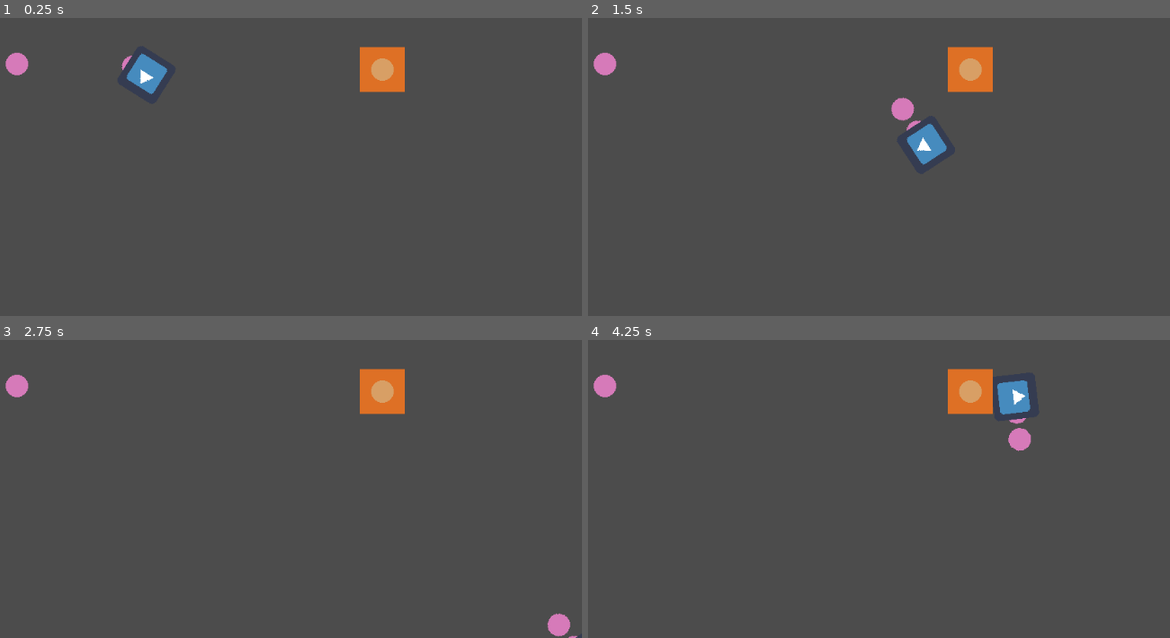
Above: before the commit, frames 1-4 (two rows, left to right).
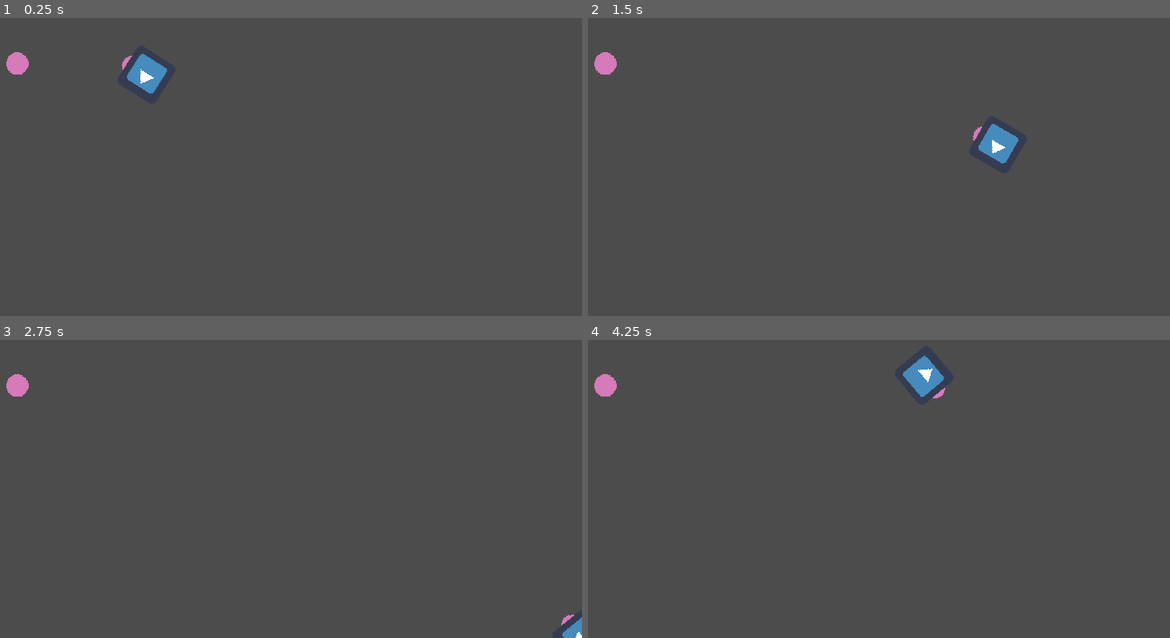
Above: after the commit, the same moments.

Repository: Riximus/JuiceJam_Laufband
Game: Godot game, scene res://main.tscn
The game is run twice, just before and just after one commit, with the same random seed, the same clock (stepped at 60 frames per second) and the same inputs. The engine's default icon, where the game draws it, is replaced by a stand-in: a white triangle on a blue panel in a dark square.
Inputs (mouse positions are in pixels of both pictures, inside the frame that each line leads up to):
- Up to frame 1 (0.25 s): no input
- Up to frame 2 (1.5 s): tap Enter at 0.5 s; move the mouse to (605, 62) at 0.52 s; hold D (right) 0.53-1.28 s; click (605, 62) at 0.67 s; move the mouse to (884, 74) at 1.27 s; hold S (down) from 1.28 s (still down); click (884, 74) at 1.42 s
- Up to frame 3 (2.75 s): move the mouse to (384, 390) at 2.02 s; release S (down) at 2.03 s; hold D (right) from 2.03 s (still down); click (384, 390) at 2.17 s
- Up to frame 4 (4.25 s): move the mouse to (774, 512) at 2.77 s; release D (right) at 2.78 s; hold W (up) 2.78-3.53 s; click (774, 512) at 2.92 s; move the mouse to (1024, 491) at 3.52 s; hold A (left) from 3.53 s (still down); click (1024, 491) at 3.67 s

The runs differ from the first frame. In frame 1, 1.3% of the frame differs, in the area x 0-70%, y 9-26%; in frame 2, 2.6%, in the area x 0-75%, y 9-50%; in frame 3, 1.6%; in frame 4, 2.6%.

Commit message:
path for container and spawn

Diff:
--- a/Ball.tscn
+++ b/Ball.tscn
@@ -10,11 +10,11 @@
 texture = ExtResource( 1 )
 script = ExtResource( 2 )
 
-[node name="ObjectArea" type="Area2D" parent="."]
+[node name="BallArea" type="Area2D" parent="."]
 monitoring = false
 
-[node name="CollisionShape2D" type="CollisionShape2D" parent="ObjectArea"]
+[node name="CollisionShape2D" type="CollisionShape2D" parent="BallArea"]
 shape = SubResource( 1 )
 one_way_collision_margin = 0.0
 
-[connection signal="input_event" from="ObjectArea" to="." method="_on_Area2D_input_event"]
+[connection signal="input_event" from="BallArea" to="." method="_on_Area2D_input_event"]
--- a/Container.tscn
+++ b/Container.tscn
@@ -25,5 +25,10 @@
 [node name="ContainerAreaCollision" type="CollisionShape2D" parent="ContainerArea"]
 shape = SubResource( 2 )
 
+[node name="VisibilityNotifier2D" type="VisibilityNotifier2D" parent="."]
+position = Vector2( 0.0092144, 0.0305452 )
+scale = Vector2( 3.19476, 3.19078 )
+
 [connection signal="area_entered" from="ContainerArea" to="." method="_on_ContainerArea_area_entered"]
 [connection signal="input_event" from="ContainerArea" to="." method="_on_ContainerArea_input_event"]
+[connection signal="screen_exited" from="VisibilityNotifier2D" to="." method="_on_VisibilityNotifier2D_screen_exited"]
--- /dev/null
+++ b/ContainerPath.tscn
@@ -0,0 +1,28 @@
+[gd_scene load_steps=6 format=2]
+
+[ext_resource path="res://Container.tscn" type="PackedScene" id=1]
+[ext_resource path="res://Scripts/ContainerPath.gd" type="Script" id=2]
+[ext_resource path="res://Scripts/ContainerSpawn.gd" type="Script" id=3]
+
+[sub_resource type="Curve2D" id=1]
+_data = {
+"points": PoolVector2Array( 0, 0, 0, 0, -128, 448, 0, 0, 0, 0, 1152, 448 )
+}
+
+[sub_resource type="PackedScene" id=2]
+_bundled = {
+"conn_count": 0,
+"conns": PoolIntArray(  ),
+"editable_instances": [  ],
+"names": PoolStringArray( "ContainerSpawn", "position", "rotation", "script", "PathFollow2D", "Container" ),
+"node_count": 2,
+"node_paths": [  ],
+"nodes": PoolIntArray( -1, -1, 4, 0, -1, 3, 1, 0, 2, 1, 3, 2, 0, 0, 0, 2147483647, 5, 3, 0, 0 ),
+"variants": [ Vector2( -128, 448 ), 7.74006e-06, ExtResource( 3 ), ExtResource( 1 ) ],
+"version": 2
+}
+
+[node name="ContainerPath" type="Path2D"]
+curve = SubResource( 1 )
+script = ExtResource( 2 )
+container_spawn_scene = SubResource( 2 )
--- /dev/null
+++ b/ContainerSpawn.tscn
@@ -0,0 +1,11 @@
+[gd_scene load_steps=3 format=2]
+
+[ext_resource path="res://Container.tscn" type="PackedScene" id=1]
+[ext_resource path="res://Scripts/ContainerSpawn.gd" type="Script" id=2]
+
+[node name="ContainerSpawn" type="PathFollow2D"]
+position = Vector2( -128, 448 )
+rotation = 7.74006e-06
+script = ExtResource( 2 )
+
+[node name="Container" parent="." instance=ExtResource( 1 )]
--- a/Player.tscn
+++ b/Player.tscn
@@ -4,13 +4,13 @@
 [ext_resource path="res://Scripts/Player_v1.gd" type="Script" id=2]
 [ext_resource path="res://ball.png" type="Texture" id=3]
 
-[sub_resource type="CircleShape2D" id=4]
+[sub_resource type="CircleShape2D" id=1]
 radius = 31.0718
 
-[sub_resource type="RectangleShape2D" id=3]
-extents = Vector2( 28.7254, 31.9056 )
+[sub_resource type="RectangleShape2D" id=2]
+extents = Vector2( 62.8026, 34.1692 )
 
-[sub_resource type="CircleShape2D" id=2]
+[sub_resource type="CircleShape2D" id=3]
 radius = 164.258
 
 [node name="Player" type="KinematicBody2D"]
@@ -34,12 +34,18 @@
 position = Vector2( -0.0606499, 0 )
 
 [node name="PickedObjectCollision" type="CollisionShape2D" parent="PickedObject/PickedObjectArea"]
-shape = SubResource( 3 )
+position = Vector2( 33, 0 )
+shape = SubResource( 2 )
 
 [node name="InteractingArea" type="Area2D" parent="."]
+visible = false
+monitoring = false
+monitorable = false
 
 [node name="InteractingCollision" type="CollisionShape2D" parent="InteractingArea"]
-shape = SubResource( 2 )
+visible = false
+shape = SubResource( 3 )
+disabled = true
 
 [connection signal="area_entered" from="PickedObject/PickedObjectArea" to="." method="_on_PickedObjectArea_area_entered"]
 [connection signal="area_exited" from="PickedObject/PickedObjectArea" to="." method="_on_PickedObjectArea_area_exited"]
--- a/Scripts/Container.gd
+++ b/Scripts/Container.gd
@@ -6,7 +6,7 @@
 signal has_object
 
 func _ready():
-	get_parent().get_node("Player").connect("placed_object", self, "_placed_object")
+	get_tree().root.get_child(0).get_node("Player").connect("placed_object", self, "_placed_object")
 
 func _on_ContainerArea_input_event(_viewport, event, _shape_idx):
 	if event is InputEventMouseButton and event.button_index == BUTTON_LEFT and event.pressed == true:
@@ -23,3 +23,6 @@
 func _placed_object():
 	var ball_instance = ball_scene.instance() # object gets instantiated
 	add_child(ball_instance)
+
+func _on_VisibilityNotifier2D_screen_exited():
+	queue_free()
--- /dev/null
+++ b/Scripts/ContainerPath.gd
@@ -0,0 +1,10 @@
+extends Path2D
+
+export (PackedScene) var container_spawn_scene
+
+func _unhandled_input(event):
+	#print("click")
+	if event is InputEventMouseButton and event.button_index == BUTTON_RIGHT and event.pressed == true:
+		var container_spawn_instance = container_spawn_scene.instance() # object gets instantiated
+		add_child(container_spawn_instance)
+		print("container created")
--- /dev/null
+++ b/Scripts/ContainerSpawn.gd
@@ -0,0 +1,11 @@
+extends PathFollow2D
+
+#export (PackedScene) var container_scene
+
+export var speed : float = 100
+
+func _physics_process(delta):
+	move(delta)
+
+func move(delta):
+	set_offset(get_offset() + speed * delta)
--- a/Scripts/Player_v1.gd
+++ b/Scripts/Player_v1.gd
@@ -7,6 +7,8 @@
 signal placed_object
 
 var direction : Vector2
+var screenSize : Vector2 = Vector2.ZERO
+
 var interactArea : bool
 var hasObject : bool
 var pickedObjectArea : bool
@@ -14,9 +16,21 @@
 #onready var ball_scene = preload("res://Ball.tscn")
 
 func _ready():
+	#connect to signals
 	get_parent().get_node("Ball").connect("picked_up", self, "_picked_up_ball")
-	get_parent().get_node("Container").connect("placing_object", self, "_placing_in_container")
-	get_parent().get_node("Container").connect("has_object", self, "_has_object")
+
+
+	screenSize = get_viewport_rect().size
+	print("Screen Size = ", screenSize)
+
+func _process(_delta: float):
+	position.x = clamp(position.x, 0, screenSize.x)
+	position.y = clamp(position.y, 0, screenSize.y)
+	if get_parent().get_node("ContainerPath").has_node("ContainerSpawn"):
+		get_parent().get_node("ContainerPath/ContainerSpawn/Container").connect("placing_object", self, "_placing_in_container")
+		get_parent().get_node("ContainerPath/ContainerSpawn/Container").connect("has_object", self, "_has_object")
+	else:
+		print("there is no container")
 
 func _physics_process(_delta: float):
 	player_move()
@@ -57,24 +71,29 @@
 	else:
 		print("get a ball")
 
-func _on_InteractingArea_area_entered(area):
-	interactArea = true
-	get_node("PickedObject/PickedObjectArea").set_deferred("Monitorable", true)
-	#print(area.name)
-
-func _on_InteractingArea_exited(area):
-	interactArea = false
-	get_node("PickedObject/PickedObjectArea").set_deferred("Monitorable", false)
+# OLD ROUND AREA AROUND PLAYER
+#func _on_InteractingArea_area_entered(area):
+#	interactArea = true
+#	get_node("PickedObject/PickedObjectArea").set_deferred("Monitorable", true)
+#	#print(area.name)
+#
+#func _on_InteractingArea_exited(area):
+#	interactArea = false
+#	get_node("PickedObject/PickedObjectArea").set_deferred("Monitorable", false)
 
 func _on_PickedObjectArea_area_entered(area):
 	if area.name == "ContainerArea":
 		#print("inside containerArea")
 		pickedObjectArea = true
+	if area.name == "BallArea":
+		interactArea = true
 
 func _on_PickedObjectArea_area_exited(area):
 	if area.name == "ContainerArea":
 		#print("outside containerArea")
 		pickedObjectArea = false
+	if area.name == "BallArea":
+		interactArea = false
 
 func _has_object(boolean):
 	hasObject = boolean
--- a/main.tscn
+++ b/main.tscn
@@ -1,17 +1,16 @@
 [gd_scene load_steps=4 format=2]
 
 [ext_resource path="res://Player.tscn" type="PackedScene" id=1]
-[ext_resource path="res://Container.tscn" type="PackedScene" id=2]
 [ext_resource path="res://Ball.tscn" type="PackedScene" id=3]
+[ext_resource path="res://ContainerPath.tscn" type="PackedScene" id=4]
 
 [node name="main" type="Node2D"]
-
-[node name="Ball" parent="." instance=ExtResource( 3 )]
-position = Vector2( 220.479, 239.598 )
 
 [node name="Player" parent="." instance=ExtResource( 1 )]
 position = Vector2( 404.332, 255.628 )
 ball_scene = ExtResource( 3 )
 
-[node name="Container" parent="." instance=ExtResource( 2 )]
-position = Vector2( 739.997, 248.239 )
+[node name="Ball" parent="." instance=ExtResource( 3 )]
+position = Vector2( 220.479, 239.598 )
+
+[node name="ContainerPath" parent="." instance=ExtResource( 4 )]
--- a/project.godot
+++ b/project.godot
@@ -13,6 +13,11 @@
 config/name="JuiceJam_Laufband"
 run/main_scene="res://main.tscn"
 config/icon="res://icon.png"
+
+[display]
+
+window/stretch/mode="2d"
+window/stretch/aspect="keep"
 
 [input]
 
Not shown: 1 places in Player.tscn that only renumber resources
